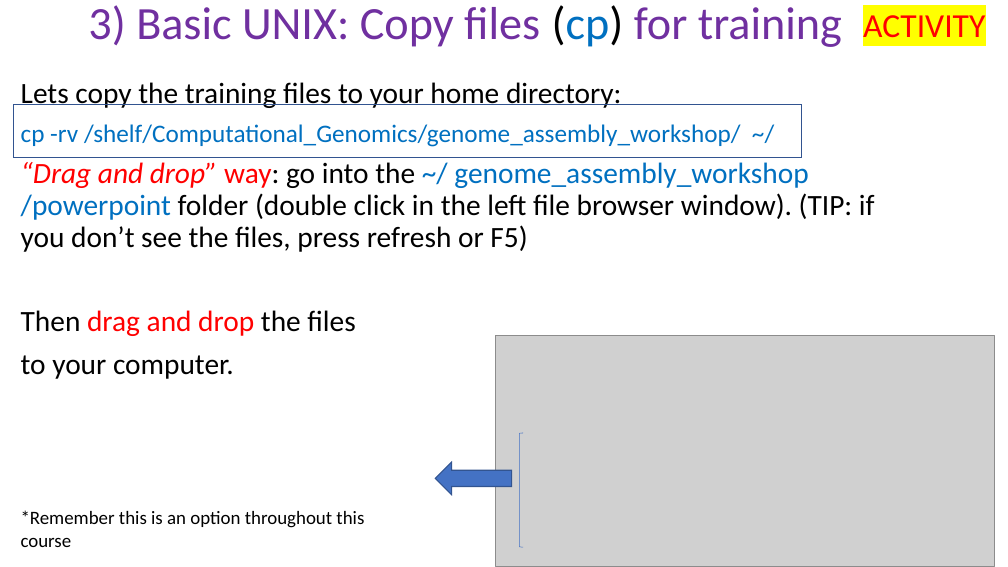
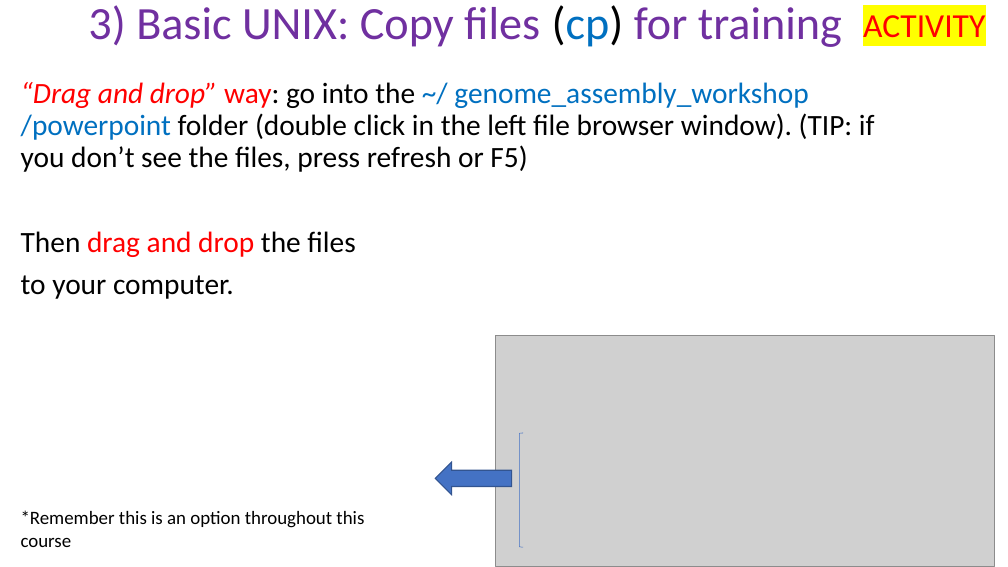
Before and after one commit to peterthorpe5/genome_assembly_workshop, a slide deck: slide 7 of powerpoint/3_basic_UNIX.pptx. Drawn at 1008x567 pixels with LibreOffice and Linux fonts; fonts in the diff are those of the drawing; grey boxes stand for pictures. Boxes give left, top, right and bottom in pixels: in the first picture for what was removed or moved away, otherwise in the second. Text is boxed around its words. In the diff, an @@ line names an element or a change of style, - is before the commit and + after.

```diff
--- a/powerpoint/3_basic_UNIX.pptx
+++ b/powerpoint/3_basic_UNIX.pptx
@@ text at [21, 82, 741, 147]: paragraphs removed @@
-Lets copy the training files to your home directory:
-cp -rv /shelf/Computational_Genomics/genome_assembly_workshop/ ~/
@@ rectangle removed at [13, 104, 802, 157] @@
```
Also in this commit, not shown: 2 other slides changed, 23 other files.
